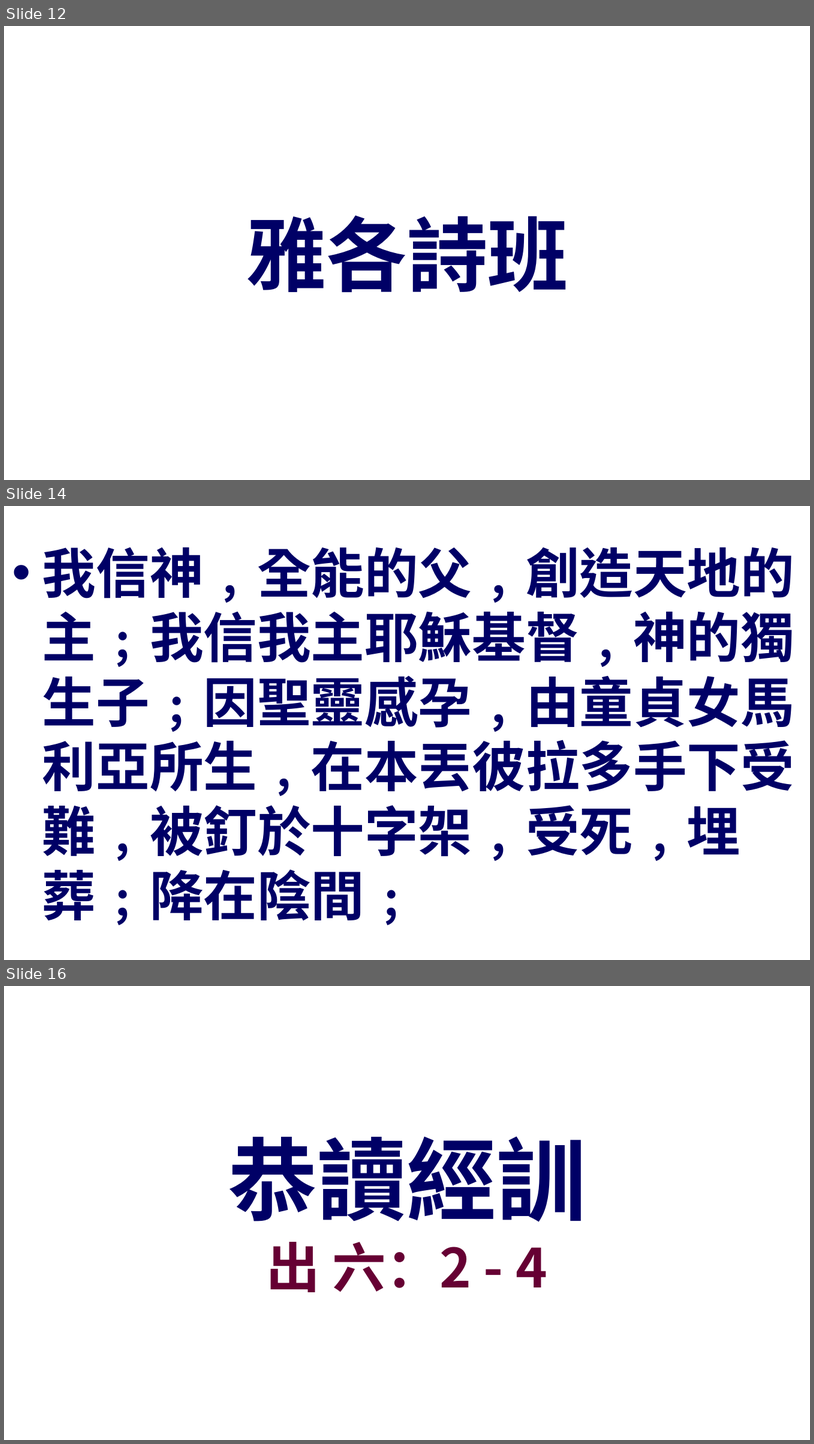
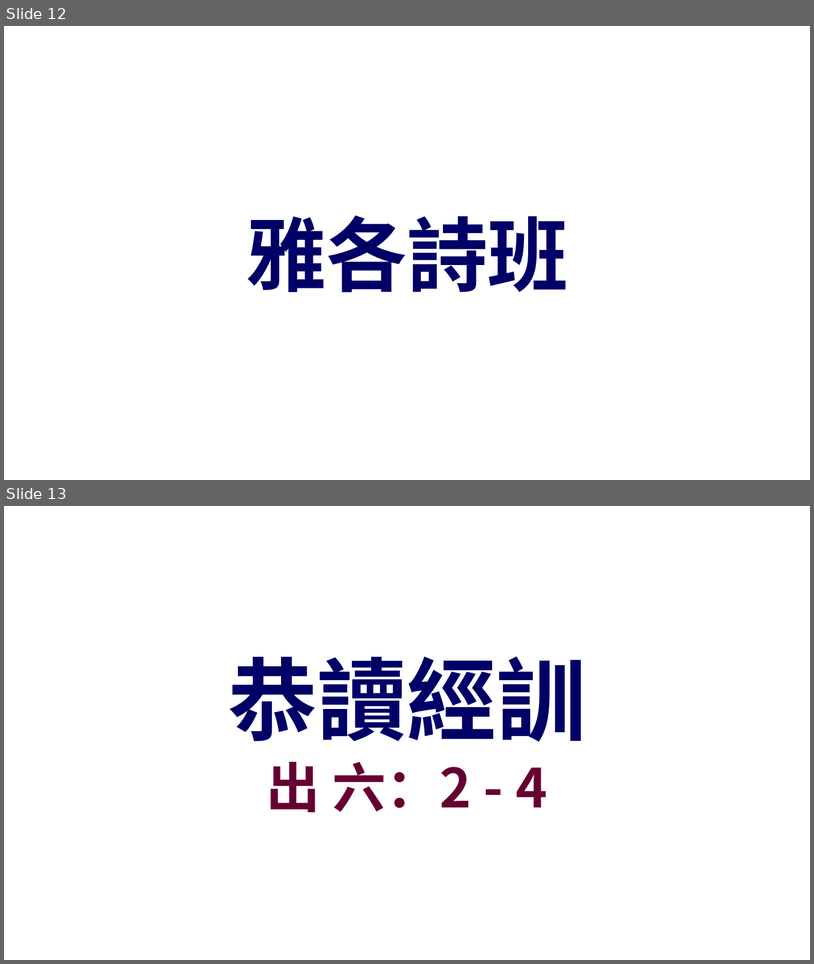
Before and after one commit to batisuoc/other-ppts, a slide deck: 崇拜流程_version02.pptx. Shown one above the other, each under a label of ours: slides 12, 14 and 16 before the commit, slides 12 and 13 after it; the slides between them are not shown. The pictures are 814x1444 and 814x964 pixels, drawn with LibreOffice and Linux fonts; fonts in the diff are those of the drawing; background and template pictures are left out. Boxes give left, top, right and bottom in pixels: in the first picture for what was removed or moved away, otherwise in the second. Text is boxed around its words. In the diff, an @@ line names an element or a change of style, - is before the commit and + after.

```diff
--- a/崇拜流程_version02.pptx
+++ b/崇拜流程_version02.pptx
@@ slide 14 removed at [4,506,810,960], background picture (left out) @@
@@ text removed at [42,547,795,925] @@
-• 我信神﹐全能的父﹐創造天地的主﹔我信我主耶穌基督﹐神的獨生子﹔因聖靈感孕﹐由童貞女馬利亞所生﹐在本丟彼拉多手下受難﹐被釘於十字架﹐受死﹐埋葬﹔降在陰間﹔
@@ what was slide 16 is now slide 13 @@
```
Also in this commit, not shown: 2 slides added, 3 other slides removed, 1 other file.
